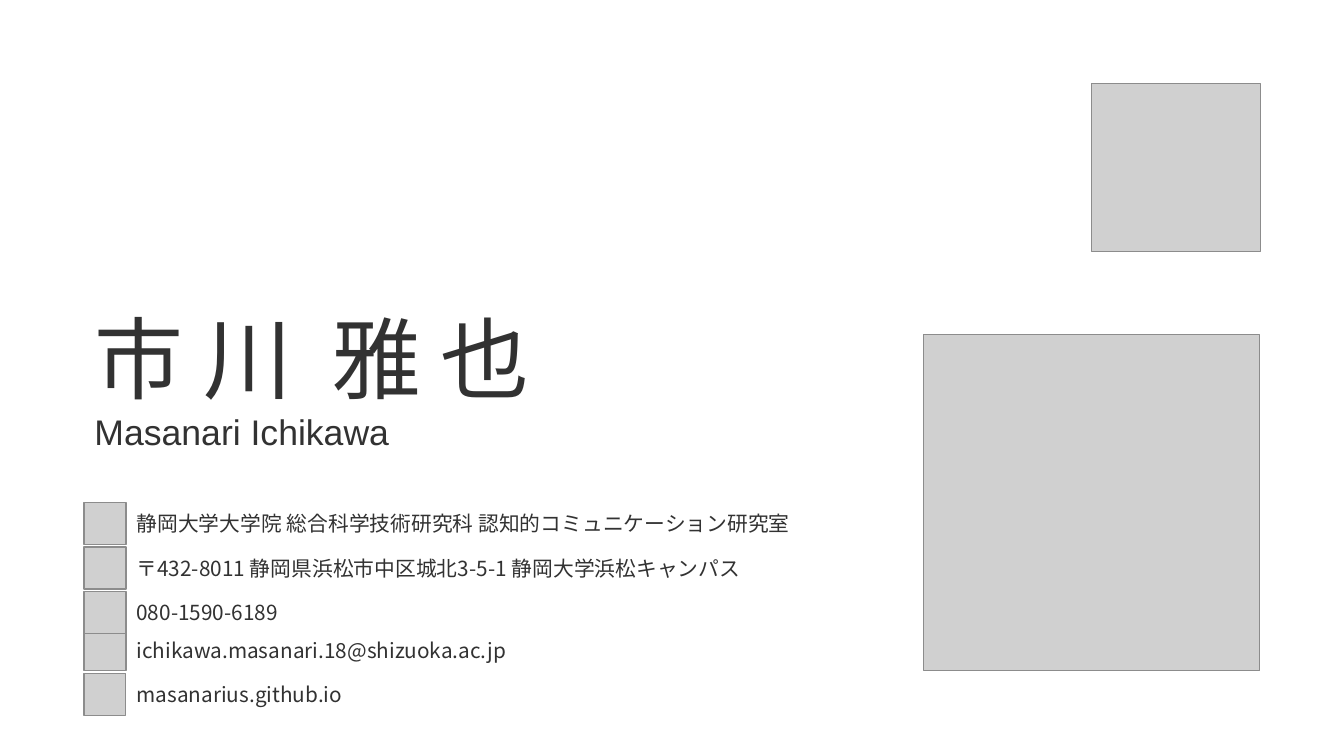
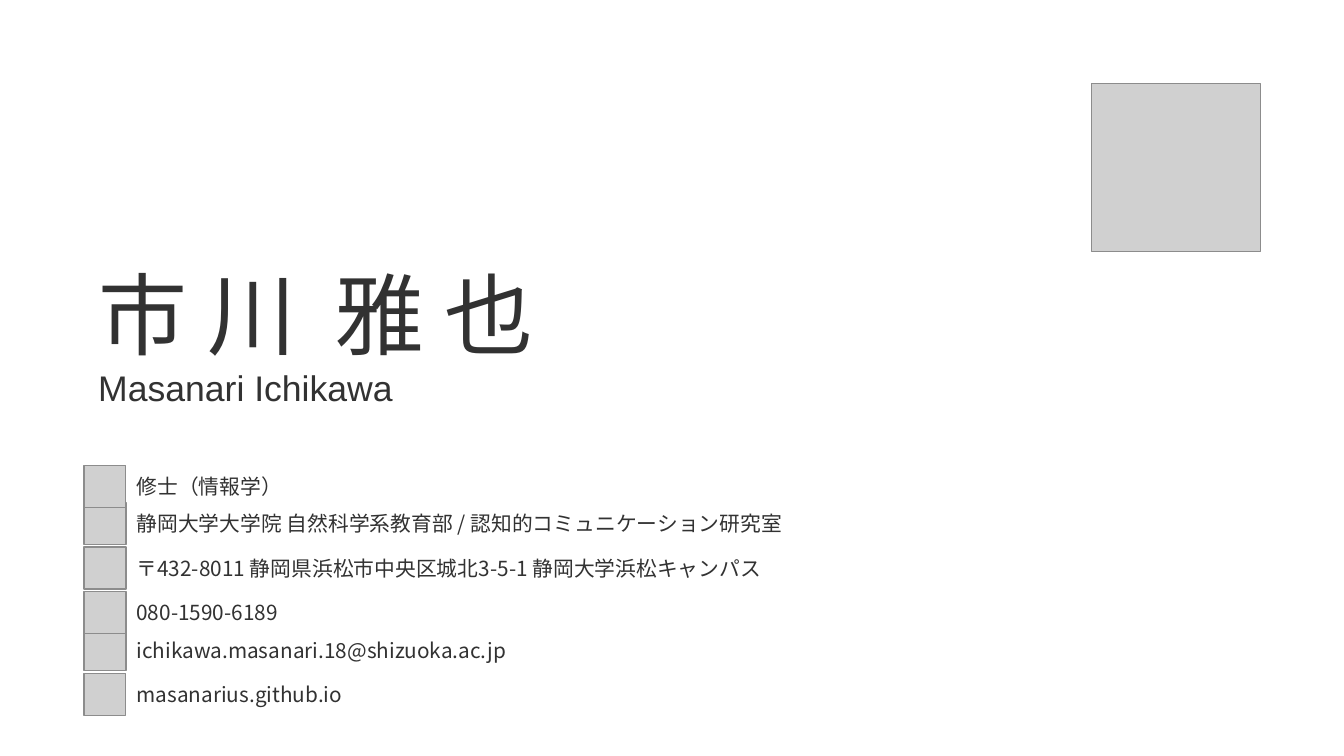
Before and after one commit to masanarius/masanarius.github.io, a slide deck: slide 4 of img/card/businesscard.pptx (slide 5 before the commit). Drawn at 1344x756 pixels with LibreOffice and Linux fonts; fonts in the diff are those of the drawing; grey boxes stand for pictures. Boxes give left, top, right and bottom in pixels: in the first picture for what was removed or moved away, otherwise in the second. Text is boxed around its words. In the diff, an @@ line names an element or a change of style, - is before the commit and + after.

```diff
--- a/img/card/businesscard.pptx
+++ b/img/card/businesscard.pptx
@@ text "市 川 雅 也": place and size @@
-text "市 川 雅 也" at [94, 317, 530, 446]
+text "市 川 雅 也" at [98, 273, 534, 402]
@@ picture removed at [924, 335, 1260, 671] @@
@@ picture added at [84, 465, 126, 507] @@
@@ text added at [136, 476, 281, 496], 14 pt, text #323232 @@
+修士（情報学）
@@ text at [136, 513, 782, 533]: text changed @@
-静岡大学大学院 総合科学技術研究科 認知的コミュニケーション研究室
+静岡大学大学院 自然科学系教育部 / 認知的コミュニケーション研究室
@@ text at [136, 558, 762, 578]: text changed @@
-〒432-8011 静岡県浜松市中区城北3-5-1 静岡大学浜松キャンパス
+〒432-8011 静岡県浜松市中央区城北3-5-1 静岡大学浜松キャンパス
```
Also in this commit, not shown: 5 other slides changed.
